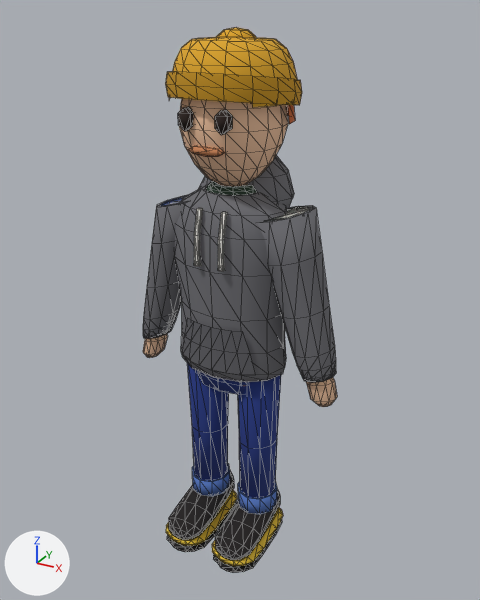
What one commit did to the glTF model art/avatar-builder/base/base.glb.
One viewpoint serves both versions: a 50 mm camera at (0.517, -0.914, 0.945) aimed at (0.008, 0.012, 0.483). Arrows for +X, +Y and +Z are at lower left; the lights stay in place. The first picture is the older version. Mesh edges are drawn as thin lines.

Objects in the first picture: 'beanie', 'body', 'face', 'hoodie', 'jeans', 'shoes', 'sweater' and 3 more.
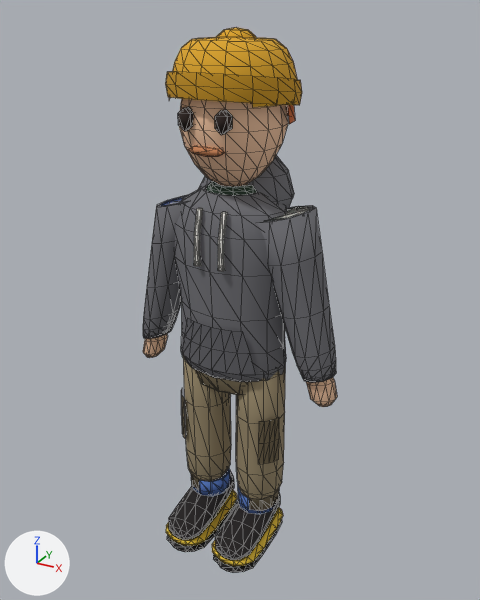
Boxes [x1, y1, x2, y2] around the edits, measured in the pictures (480 x 600 px):
'cargo', added (brown)
    after: [181, 356, 286, 511]
    faces in mat_cargo (brown #968769): [183, 356, 286, 500]
    faces in mat_cargo_dark (brown #6c5f47): [181, 389, 279, 511]
'jeans', unchanged, covered by the edit
    before: [187, 363, 281, 515]
    after: [193, 469, 275, 515]

The edits, one by one:
Material 'cargo' (mat_cargo) is new.
Its base color is (0.305, 0.242, 0.141) (brown #968769).
Its roughness is 1.0.
Material 'cargo-dark' (mat_cargo_dark) is new.
Its base color is (0.15, 0.114, 0.063) (brown #6c5f47).
Its roughness is 1.0.
Mesh me_cargo is new.
It has 186 vertices, 332 faces and spans x -0.103..0.103, y -0.062..0.062, z 0.082..0.415.
Faces by material slot: [244, 88].
It uses material mat_cargo (brown #968769).
It uses material mat_cargo_dark (brown #6c5f47).
Object 'cargo' (ob_cargo) is new; it shows me_cargo.
Its location is (0.0, 0.0, 0.0).
